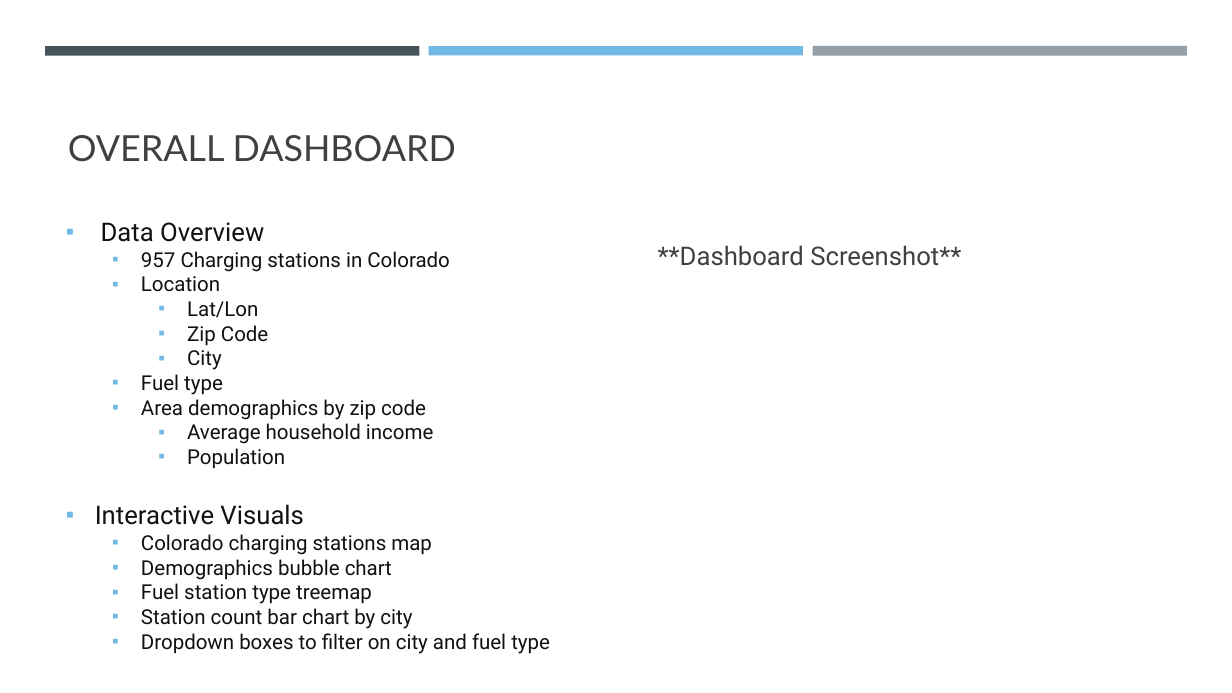
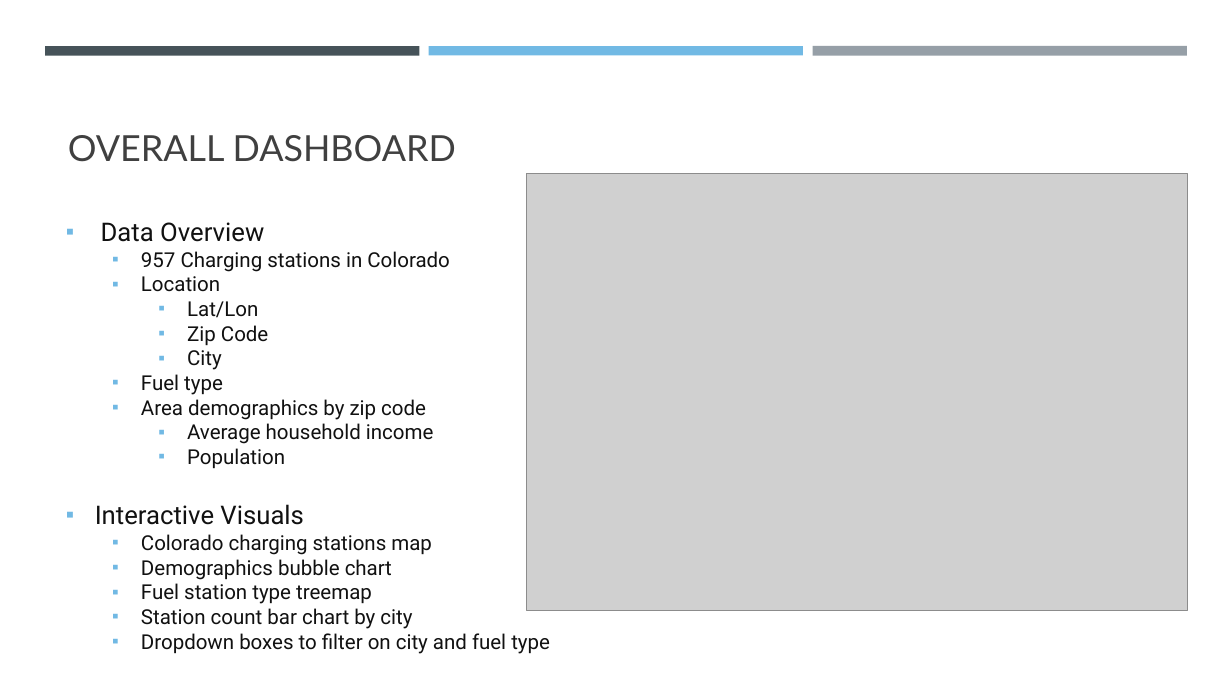
Before and after one commit to gabeo13/Colorado-Alternative-Fuel, a slide deck: slide 5 of Alternative Fuel Station Project.pptx. Drawn at 1232x693 pixels with LibreOffice and Linux fonts; fonts in the diff are those of the drawing; grey boxes stand for pictures. Boxes give left, top, right and bottom in pixels: in the first picture for what was removed or moved away, otherwise in the second. Text is boxed around its words. In the diff, an @@ line names an element or a change of style, - is before the commit and + after.

Commit message:
update ppt

```diff
--- a/Alternative Fuel Station Project.pptx
+++ b/Alternative Fuel Station Project.pptx
@@ picture added at (x1=527, y1=174, x2=1188, y2=611) @@
@@ text removed at (x1=658, y1=245, x2=961, y2=266) @@
-**Dashboard Screenshot**
```
Also in this commit, not shown: 1 slide removed, 1 other file.
